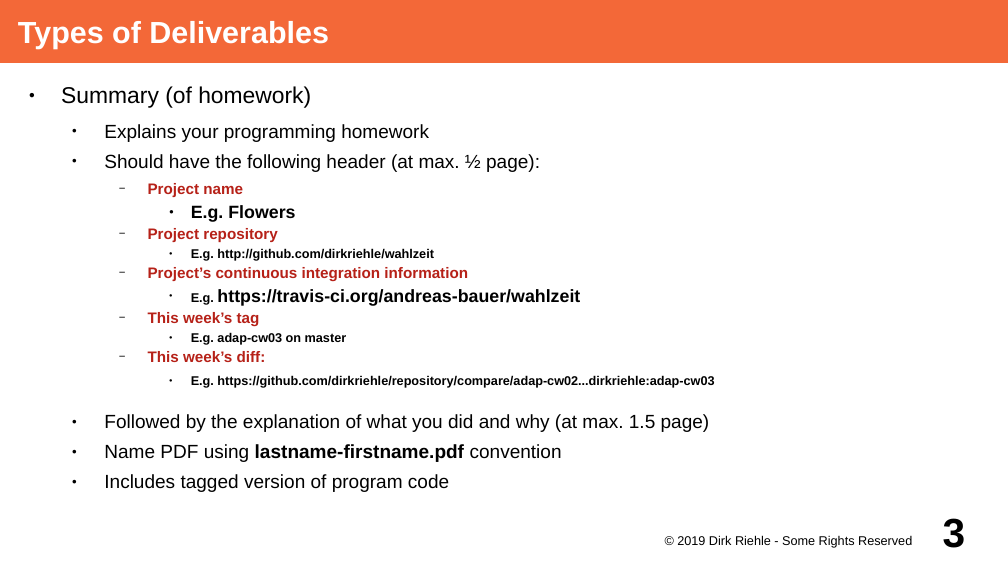
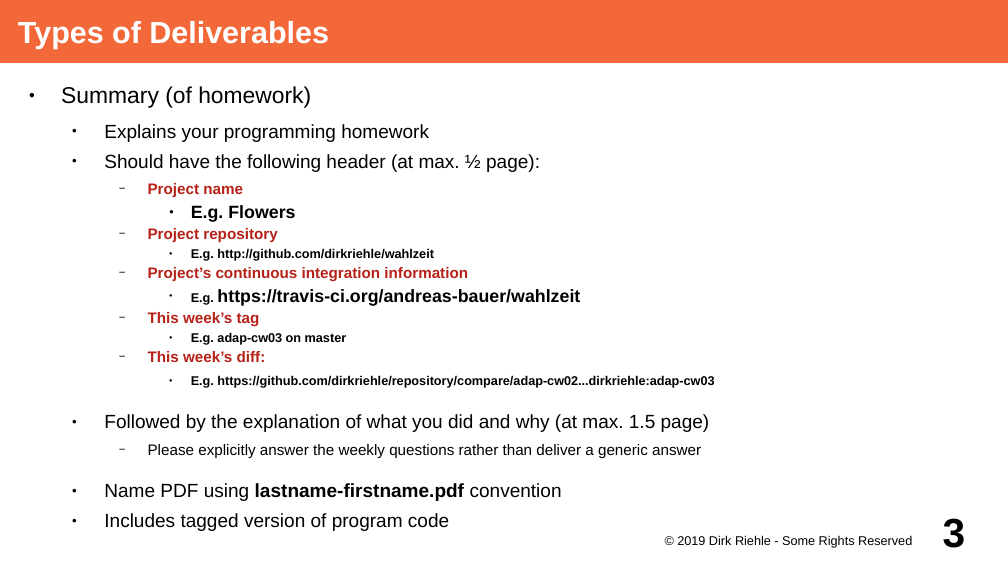
Before and after one commit to dirkriehle/adap-course, a slide deck: slide 3 of Lecture Slides/ADAP A02 - Course Schedule.odp. Drawn at 1008x567 pixels with LibreOffice and Linux fonts; fonts in the diff are those of the drawing. Boxes give left, top, right and bottom in pixels: in the first picture for what was removed or moved away, otherwise in the second. Text is boxed around its words. In the diff, an @@ line names an element or a change of style, - is before the commit and + after.

```diff
--- a/Lecture Slides/ADAP A02 - Course Schedule.odp
+++ b/Lecture Slides/ADAP A02 - Course Schedule.odp
@@ text at box(148, 444, 701, 458): paragraph added @@
+    − Please explicitly answer the weekly questions rather than deliver a generic answer
```
Also in this commit, not shown: 22 other slides changed, 1 slide added, 3 other files.
